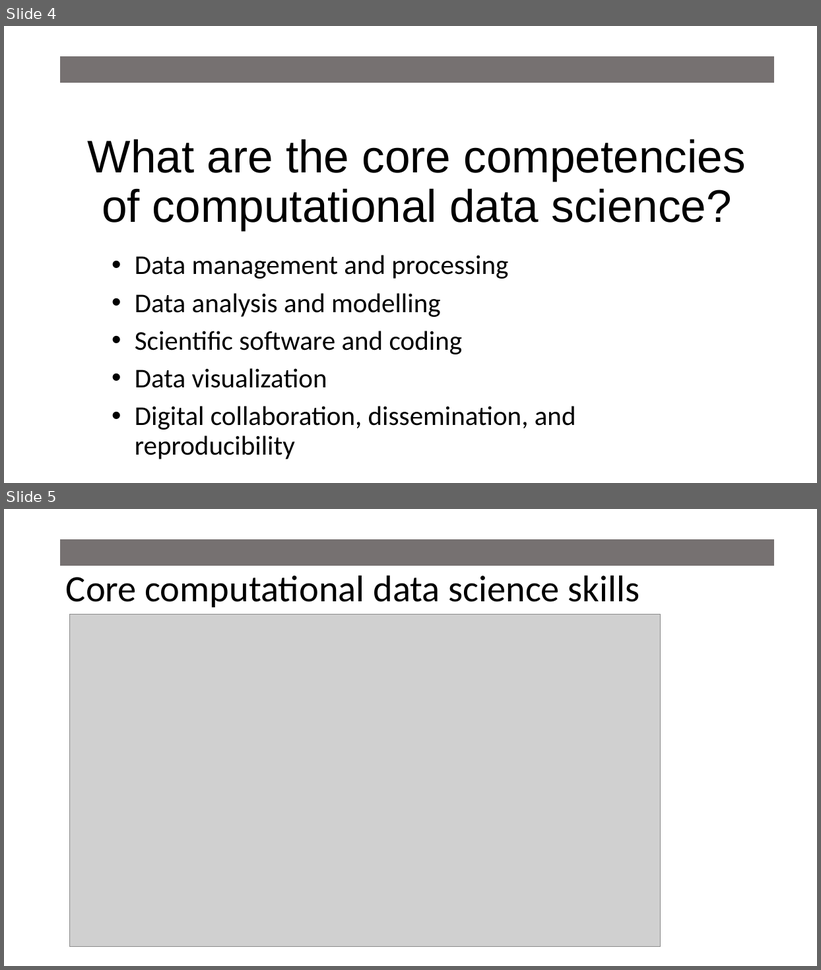
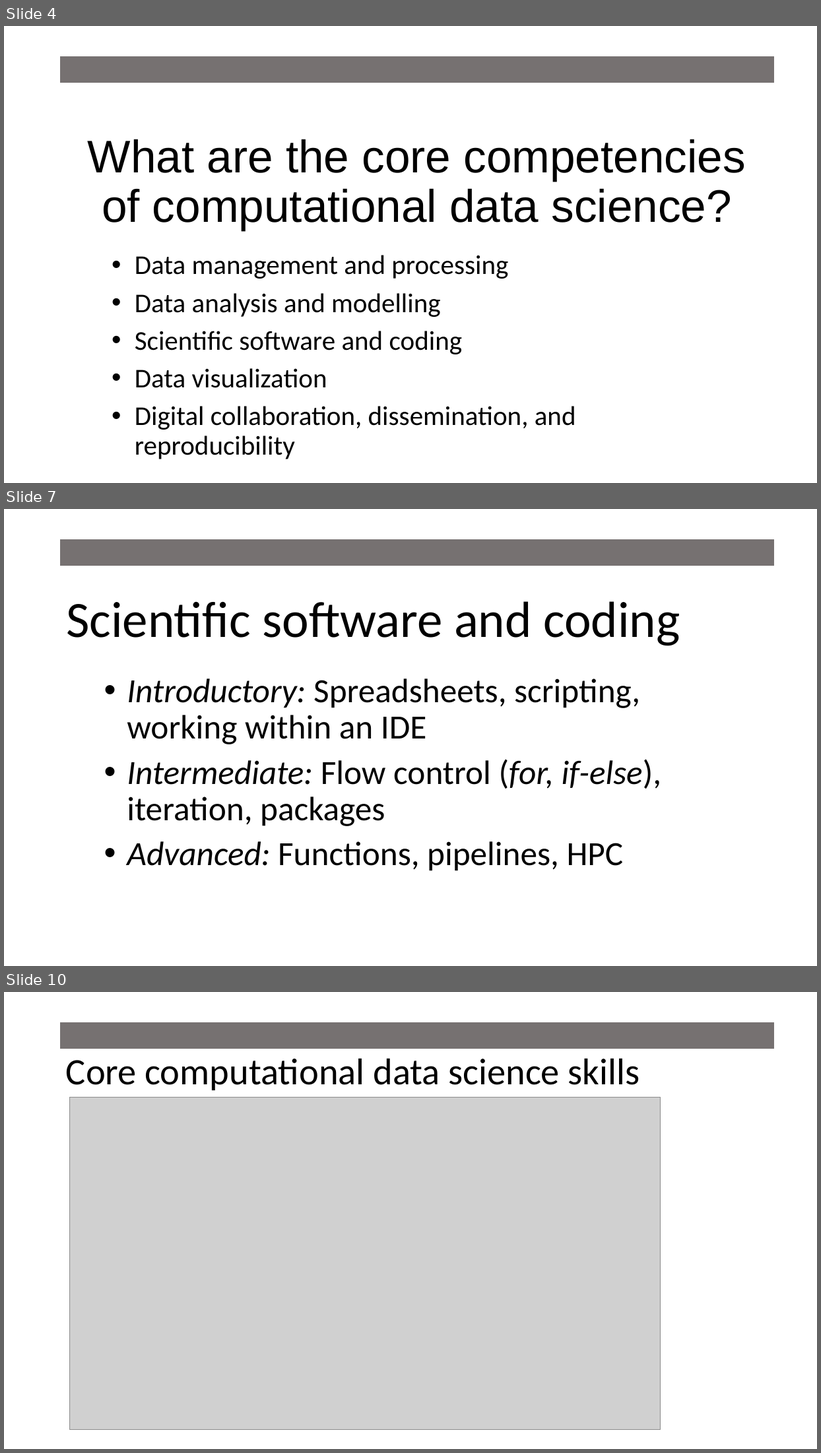
Before and after one commit to mlammens/ESA2019-BEDENet, a slide deck: docs/ESA2019DataScienceFundamentals.pptx. Shown one above the other, each under a label of ours: slides 4 and 5 before the commit, slides 4, 7 and 10 after it; the slides between them are not shown. The pictures are 821x970 and 821x1453 pixels, drawn with LibreOffice and Linux fonts; fonts in the diff are those of the drawing; grey boxes stand for pictures. Boxes give left, top, right and bottom in pixels: in the first picture for what was removed or moved away, otherwise in the second. Text is boxed around its words. In the diff, an @@ line names an element or a change of style, - is before the commit and + after.

```diff
--- a/docs/ESA2019DataScienceFundamentals.pptx
+++ b/docs/ESA2019DataScienceFundamentals.pptx
@@ slide 7 added at <box>4,509,817,966</box>, background #FFFFFF @@
@@ rectangle added at <box>60,540,774,566</box>, fill #767171, outline #767171 1 pt @@
@@ title added at <box>66,601,680,646</box>, 60 pt, text #000000 @@
+Scientific software and coding
@@ subtitle added at <box>127,679,662,871</box>, 40 pt, text #000000 @@
+• Introductory: Spreadsheets, scripting, working within an IDE
+• Intermediate: Flow control (for, if-else), iteration, packages
+• Advanced: Functions, pipelines, HPC
@@ what was slide 5 is now slide 10 @@
```
Also in this commit, not shown: 4 other slides added.
